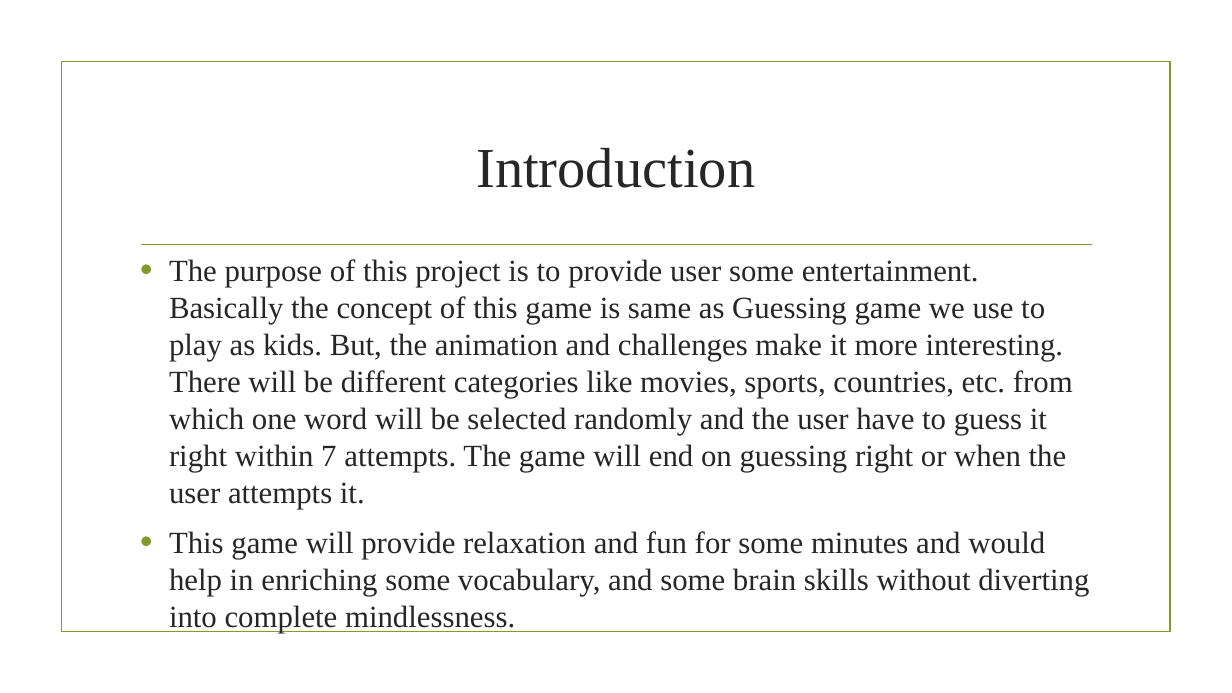
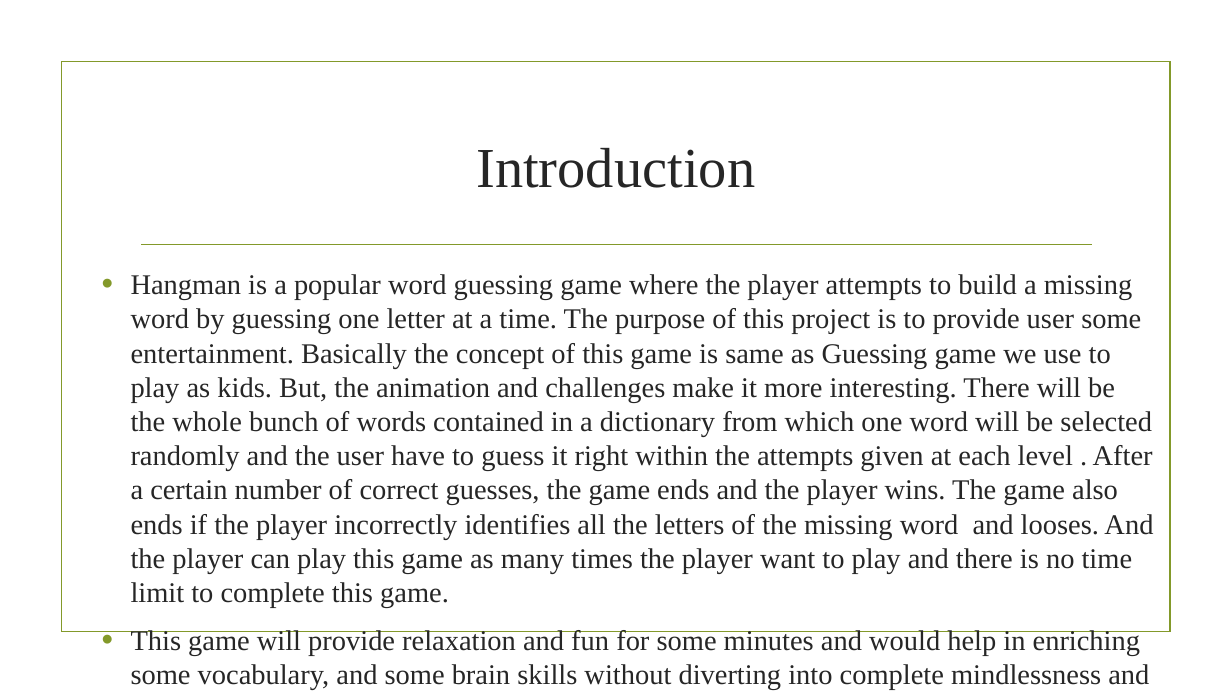
Before and after one commit to ganpat-university/ict-gnu-adprojects-2017-hangman, a slide deck: slide 3 of Hangman.pptx. Drawn at 1232x693 pixels with LibreOffice and Linux fonts; fonts in the diff are those of the drawing; background and template pictures are left out. Boxes give left, top, right and bottom in pixels: in the first picture for what was removed or moved away, otherwise in the second. Text is boxed around its words. In the diff, an @@ line names an element or a change of style, - is before the commit and + after.

```diff
--- a/Hangman.pptx
+++ b/Hangman.pptx
@@ text at bbox=[131, 274, 1153, 656]: text changed; size 24 to 22.2 pt @@
-• The purpose of this project is to provide user some entertainment. Basically the concept of this game is same as Guessing game we use to play as kids. But, the animation and challenges make it more interesting. There will be different categories like movies, sports, countries, etc. from which one word will be selected randomly and the user have to guess it right within 7 attempts. The game will end on guessing right or when the user attempts it.
-• This game will provide relaxation and fun for some minutes and would help in enriching some vocabulary, and some brain skills without diverting into complete mindlessness.
+• Hangman is a popular word guessing game where the player attempts to build a missing word by guessing one letter at a time. The purpose of this project is to provide user some entertainment. Basically the concept of this game is same as Guessing game we use to play as kids. But, the animation and challenges make it more interesting. There will be the whole bunch of words contained in a dictionary from which one word will be selected randomly and the user have to guess it right within the attempts given at each level . After a certain number of correct guesses, the game ends and the player wins. The game also ends if the player incorrectly identifies all the letters of the missing word and looses. And the player can play this game as many times the player want to play and there is no time limit to complete this game.
+• This game will provide relaxation and fun for some minutes and would help in enriching some vocabulary, and some brain skills without diverting into complete mindlessness and is a 1 player game.
```
Also in this commit, not shown: 11 other slides changed, 8 slides added, 2 slides removed, 1 other file.
